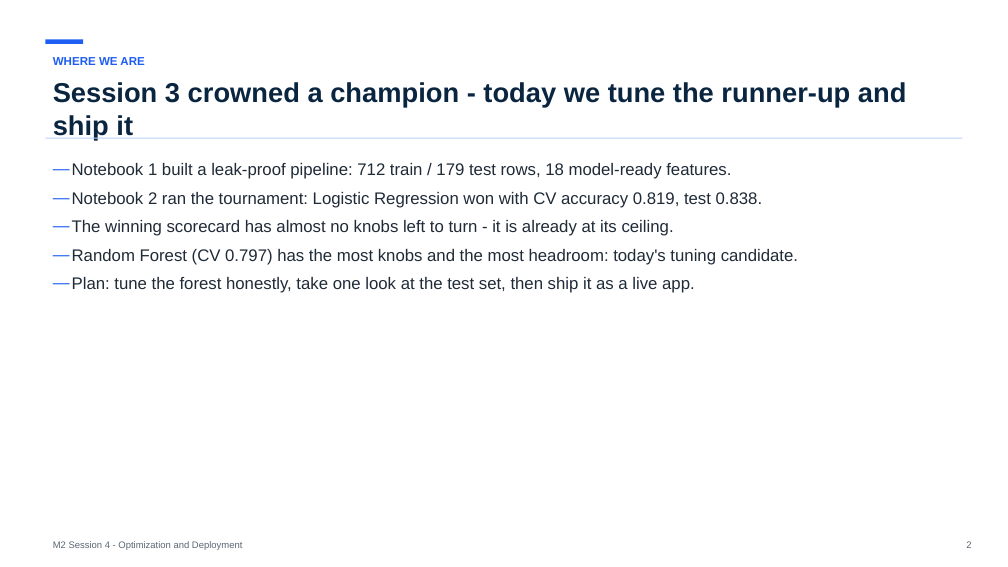
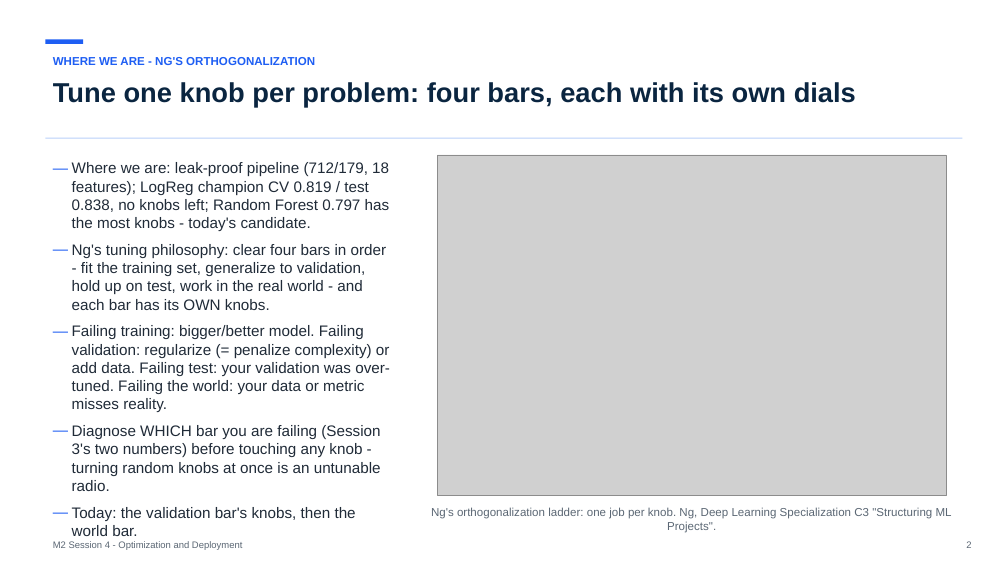
Before and after one commit to koenossendrijver/fontys-tech-exercises, a slide deck: slide 2 of presentations/m2-session-4-optimization-and-deployment.pptx. Drawn at 1008x567 pixels with LibreOffice and Linux fonts; fonts in the diff are those of the drawing; grey boxes stand for pictures. Boxes give left, top, right and bottom in pixels: in the first picture for what was removed or moved away, otherwise in the second. Text is boxed around its words. In the diff, an @@ line names an element or a change of style, - is before the commit and + after.

```diff
--- a/presentations/m2-session-4-optimization-and-deployment.pptx
+++ b/presentations/m2-session-4-optimization-and-deployment.pptx
@@ text at bbox=[53, 57, 315, 65]: text changed @@
-WHERE WE ARE
+WHERE WE ARE - NG'S ORTHOGONALIZATION
@@ text at bbox=[53, 82, 856, 107]: text changed @@
-Session 3 crowned a champion - today we tune the runner-up and ship it
+Tune one knob per problem: four bars, each with its own dials
@@ text removed at bbox=[72, 163, 798, 293] @@
-— Notebook 1 built a leak-proof pipeline: 712 train / 179 test rows, 18 model-ready features.
-— Notebook 2 ran the tournament: Logistic Regression won with CV accuracy 0.819, test 0.838.
-— The winning scorecard has almost no knobs left to turn - it is already at its ceiling.
-— Random Forest (CV 0.797) has the most knobs and the most headroom: today's tuning candidate.
-— Plan: tune the forest honestly, take one look at the test set, then ship it as a live app.
@@ text added at bbox=[72, 162, 390, 491], 14.5 pt, text #202B38 @@
+— Where we are: leak-proof pipeline (712/179, 18 features); LogReg champion CV 0.819 / test 0.838, no knobs left; Random Forest 0.797 has the most knobs - today's candidate.
+— Ng's tuning philosophy: clear four bars in order - fit the training set, generalize to validation, hold up on test, work in the real world - and each bar has its OWN knobs.
+— Failing training: bigger/better model. Failing validation: regularize (= penalize complexity) or add data. Failing test: your validation was over-tuned. Failing the world: your data or metric misses reality.
+— Diagnose WHICH bar you are failing (Session 3's two numbers) before touching any knob - turning random knobs at once is an untunable radio.
+— Today: the validation bar's knobs, then the world bar.
@@ picture added at bbox=[438, 155, 947, 495] @@
@@ text added at bbox=[431, 507, 952, 533], 11 pt, text #5B6774 @@
+Ng's orthogonalization ladder: one job per knob. Ng, Deep Learning Specialization C3 "Structuring ML Projects".
```
Also in this commit, not shown: 10 other slides changed, 2 slides added, 2 slides removed, 8 other files.
